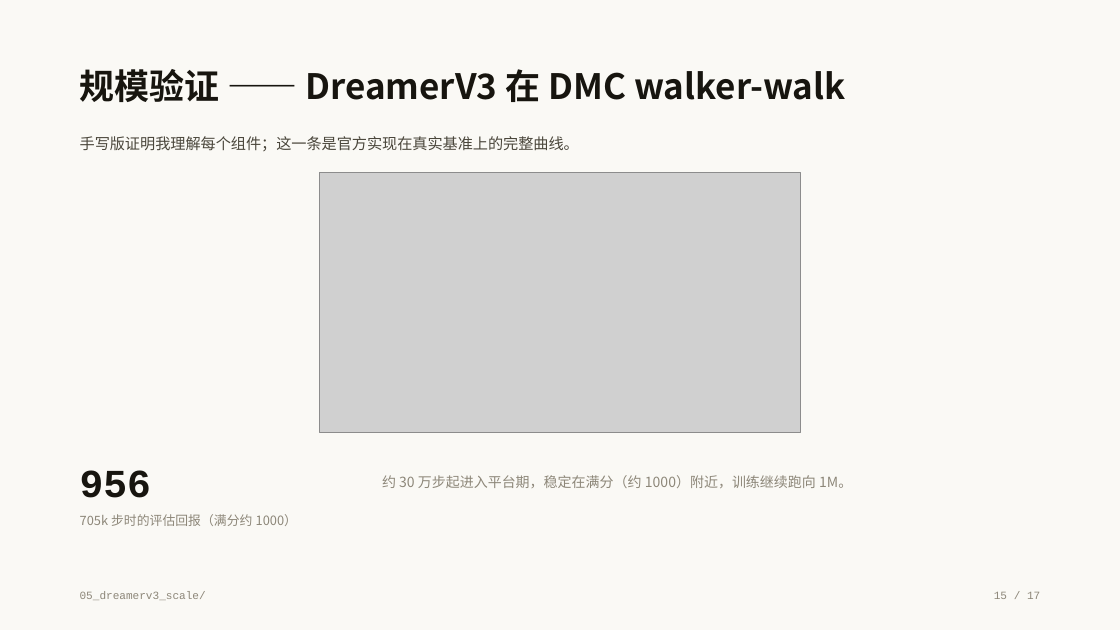
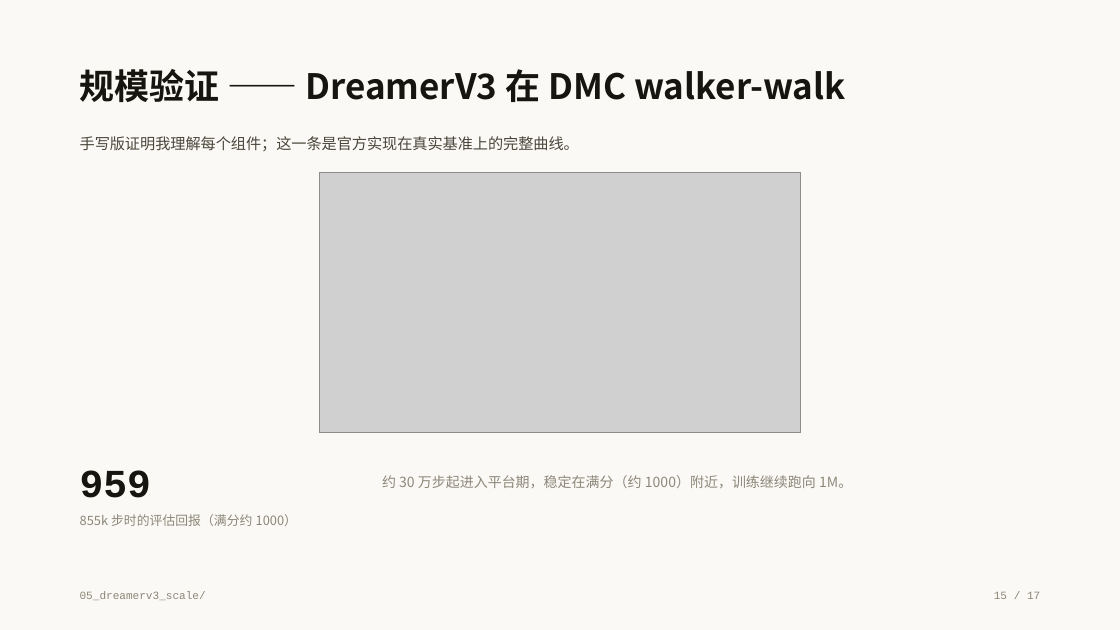
Before and after one commit to ZephyrFinn/world-models-study, a slide deck: slide 15 of slides/世界模型的两条路线.pptx. Drawn at 1120x630 pixels with LibreOffice and Linux fonts; fonts in the diff are those of the drawing; grey boxes stand for pictures. Boxes give left, top, right and bottom in pixels: in the first picture for what was removed or moved away, otherwise in the second. Text is boxed around its words. In the diff, an @@ line names an element or a change of style, - is before the commit and + after.

```diff
--- a/slides/世界模型的两条路线.pptx
+++ b/slides/世界模型的两条路线.pptx
@@ text at <box>80,470,297,526</box>: text changed @@
-956
-705k 步时的评估回报（满分约 1000）
+959
+855k 步时的评估回报（满分约 1000）
```
Also in this commit, not shown: 2 other slides changed, 9 other files.
